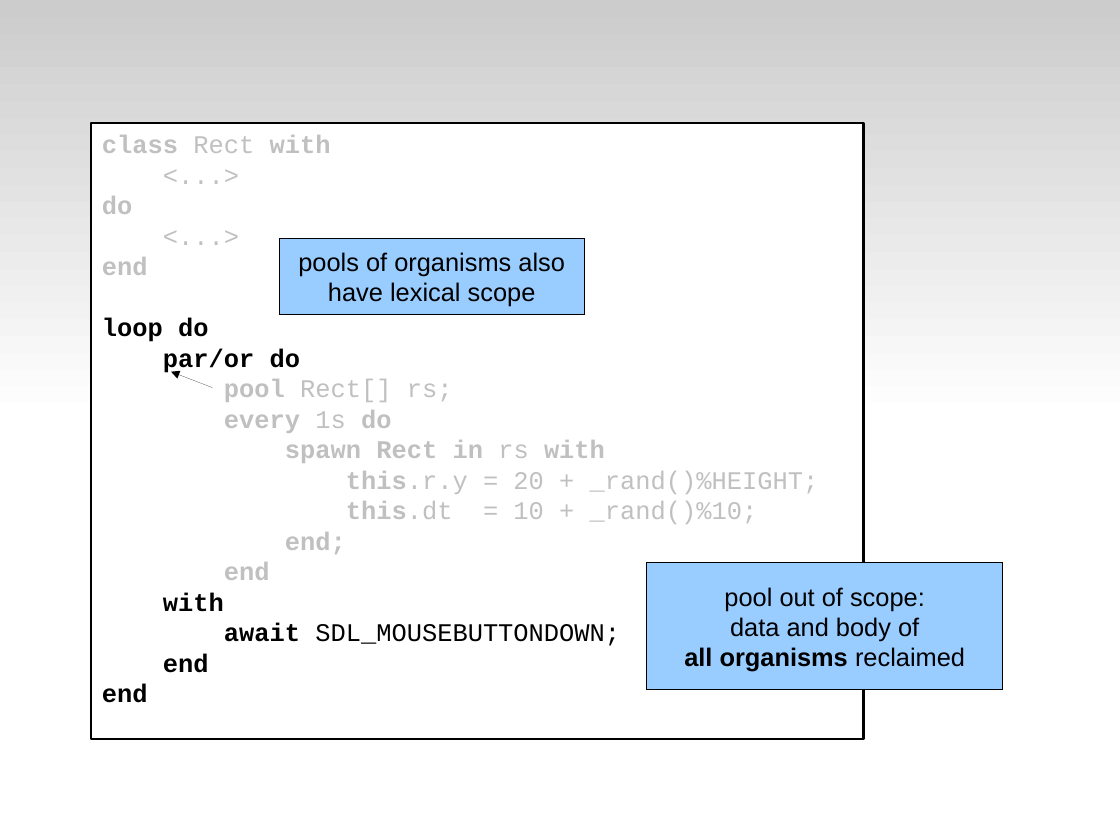
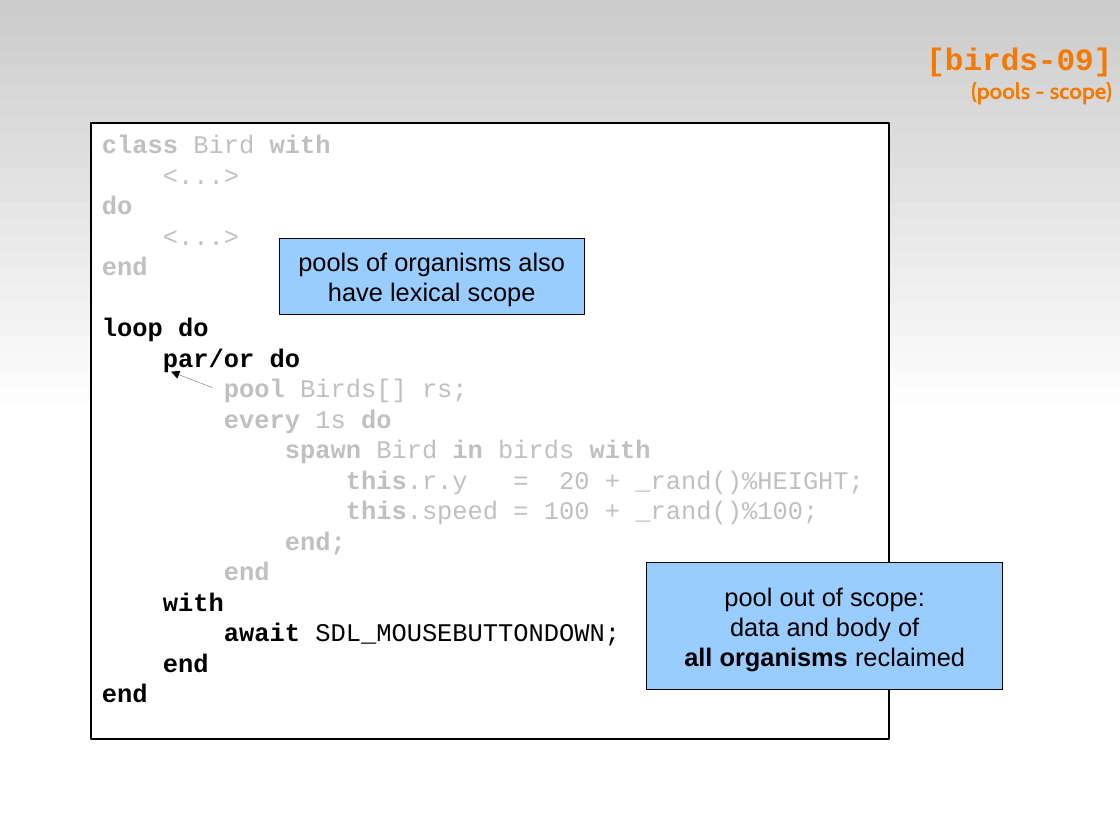
Before and after one commit to fsantanna-no/ceu-docs, a slide deck: slide 20 of ceu_stl.odp (slide 17 before the commit). Drawn at 1120x840 pixels with LibreOffice and Linux fonts; fonts in the diff are those of the drawing. Boxes give left, top, right and bottom in pixels: in the first picture for what was removed or moved away, otherwise in the second. Text is boxed around its words. In the diff, an @@ line names an element or a change of style, - is before the commit and + after.

```diff
--- a/ceu_stl.odp
+++ b/ceu_stl.odp
@@ title added at (926,48,1112,104), 16 pt, text #F57900, bold @@
+[birds-09]
+(pools - scope)
@@ rectangle "class Bird with": place and size @@
-rectangle "class Bird with" at (91,123,864,740)
+rectangle "class Bird with" at (91,123,889,740)
@@ text in rectangle at (102,135,331,153): text changed @@
-class Rect with
+class Bird with
@@ text in rectangle at (224,379,468,402): text changed @@
-pool Rect[] rs;
+pool Birds[] rs;
@@ text in rectangle at (285,440,651,463): text changed @@
-spawn Rect in rs with
+spawn Bird in birds with
@@ text in rectangle at (346,501,818,524): text changed @@
-this.dt = 10 + _rand()%10;
+this.speed = 100 + _rand()%100;
```
Also in this commit, not shown: 14 other slides changed, 7 slides added, 2 other files.
